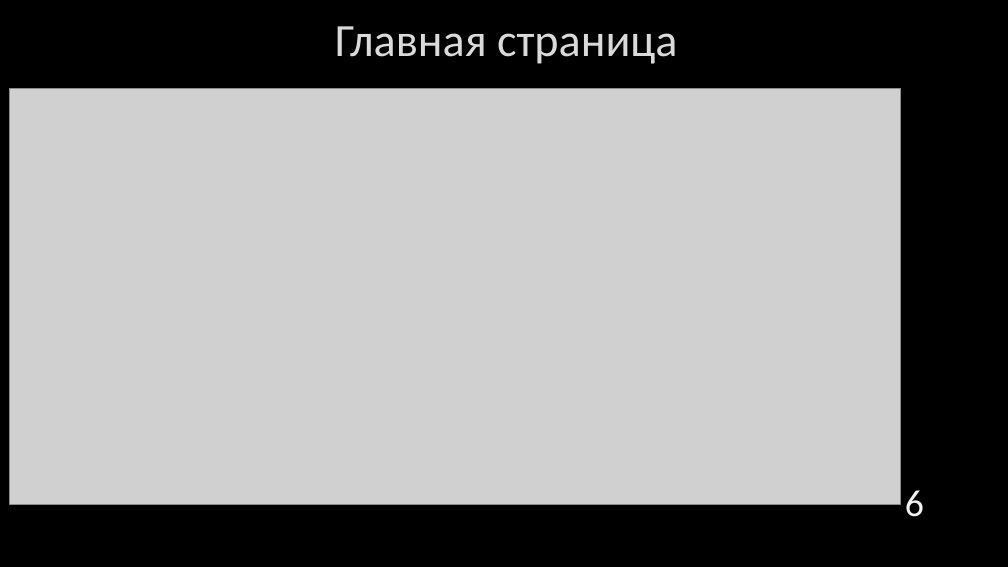
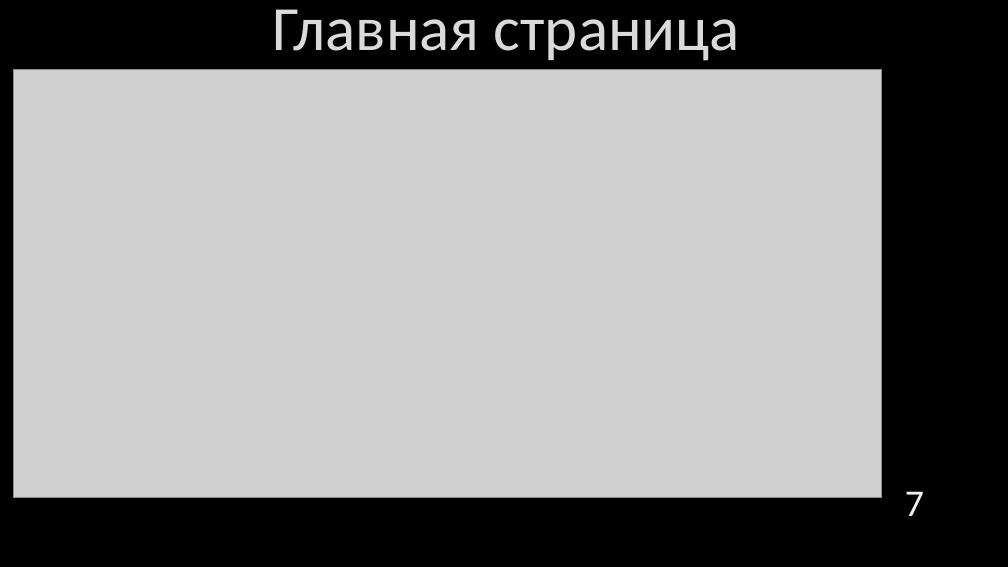
Before and after one commit to drklbri/CardTrader, a slide deck: slide 7 of Documents/prezentation.pptx (slide 6 before the commit). Drawn at 1008x567 pixels with LibreOffice and Linux fonts; fonts in the diff are those of the drawing; grey boxes stand for pictures; background and template pictures are left out. Boxes give left, top, right and bottom in pixels: in the first picture for what was removed or moved away, otherwise in the second. Text is boxed around its words. In the diff, an @@ line names an element or a change of style, - is before the commit and + after.

```diff
--- a/Documents/prezentation.pptx
+++ b/Documents/prezentation.pptx
@@ title "Главная страница": place and size @@
-title "Главная страница" at box(335, 26, 677, 64)
+title "Главная страница" at box(273, 9, 740, 61)
@@ title "Главная страница" at box(273, 9, 740, 61): size 44 to 60 pt @@
@@ picture: place and size @@
-picture at box(9, 88, 901, 504)
+picture at box(14, 70, 882, 498)
@@ page number at box(905, 491, 924, 516): text changed @@
-6
+7
```
Also in this commit, not shown: 6 other slides changed, 3 slides added, 1 slide removed, 13 other files.
